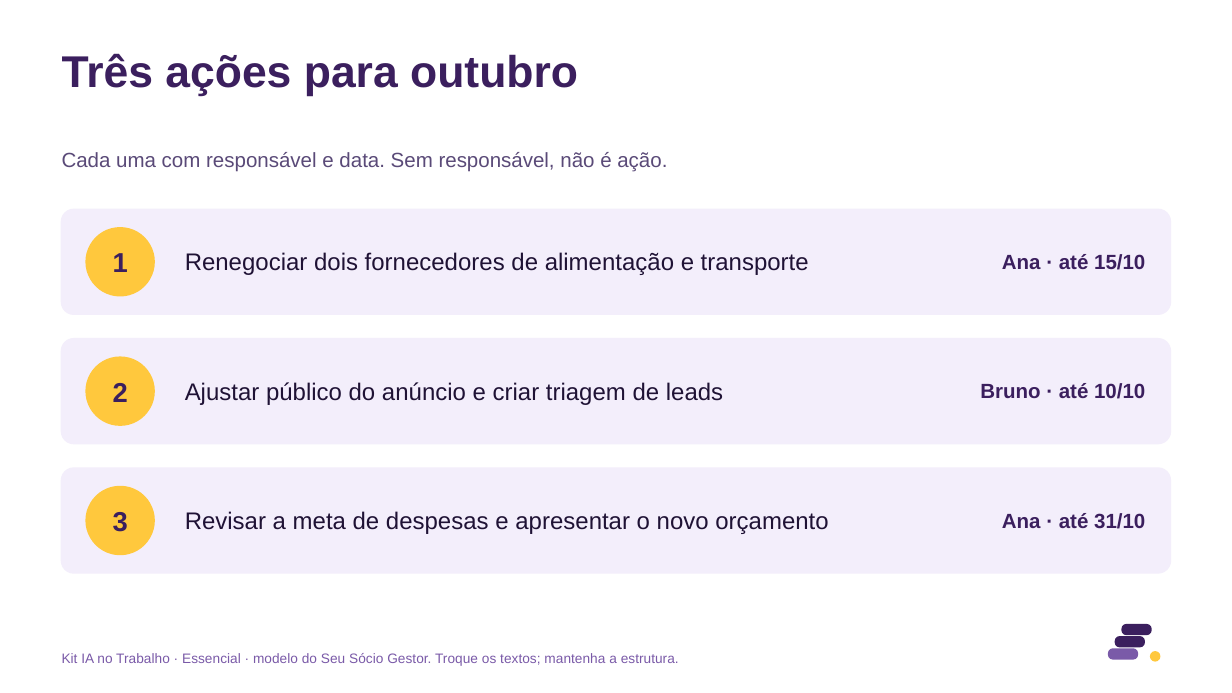
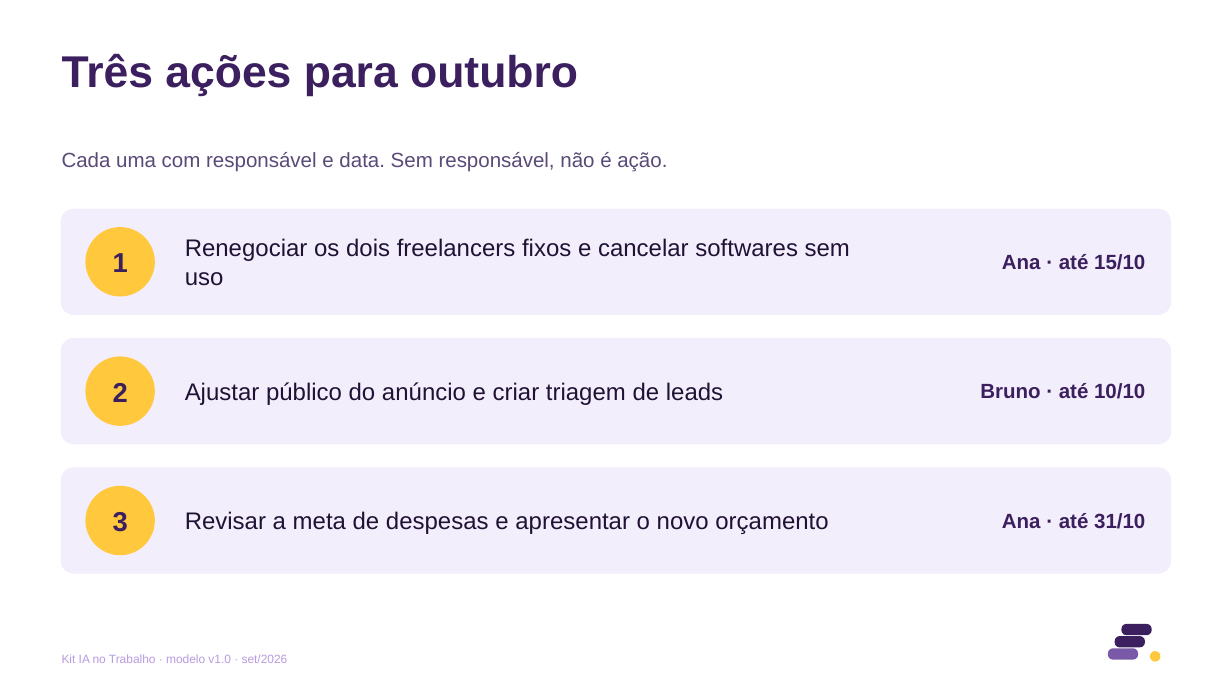
Before and after one commit to eduardomtzz/claude-code, a slide deck: slide 7 of projetos/gestao-ia-planilhas/produto/kit-completo/entrega/15-modelo-relatorio-mensal-8-slides.pptx. Drawn at 1232x693 pixels with LibreOffice and Linux fonts; fonts in the diff are those of the drawing. Boxes give left, top, right and bottom in pixels: in the first picture for what was removed or moved away, otherwise in the second. Text is boxed around its words. In the diff, an @@ line names an element or a change of style, - is before the commit and + after.

```diff
--- a/projetos/gestao-ia-planilhas/produto/kit-completo/entrega/15-modelo-relatorio-mensal-8-slides.pptx
+++ b/projetos/gestao-ia-planilhas/produto/kit-completo/entrega/15-modelo-relatorio-mensal-8-slides.pptx
@@ text at (x1=185, y1=238, x2=850, y2=286): text changed @@
-Renegociar dois fornecedores de alimentação e transporte
+Renegociar os dois freelancers fixos e cancelar softwares sem uso
@@ text at (x1=62, y1=654, x2=288, y2=663): text changed; size 8 to 7 pt; text colour #7A5AA8 to #B89BE0 @@
-Kit IA no Trabalho · Essencial · modelo do Seu Sócio Gestor. Troque os textos; mantenha a estrutura.
+Kit IA no Trabalho · modelo v1.0 · set/2026
```
Also in this commit, not shown: 7 other slides changed, 23 other files.
